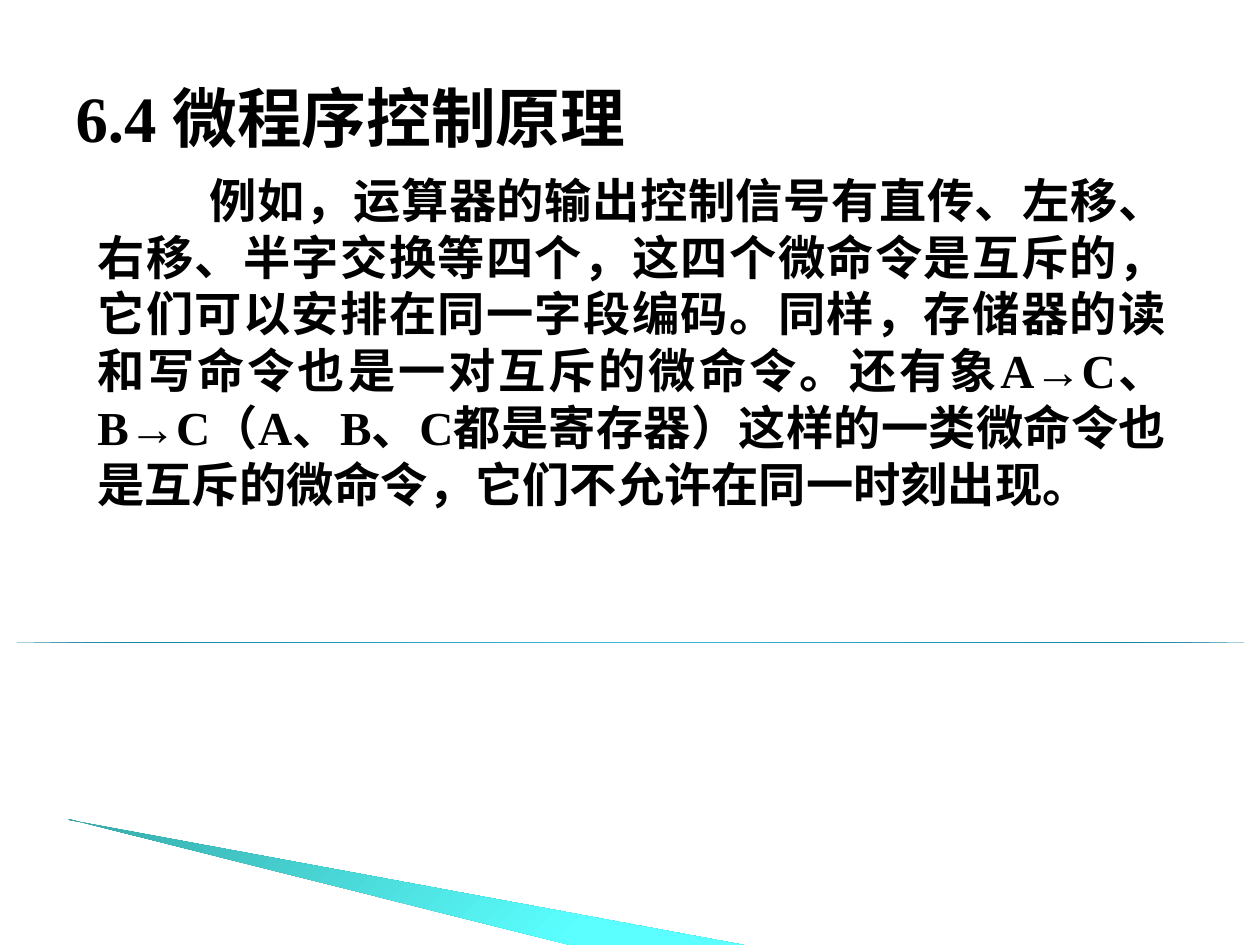
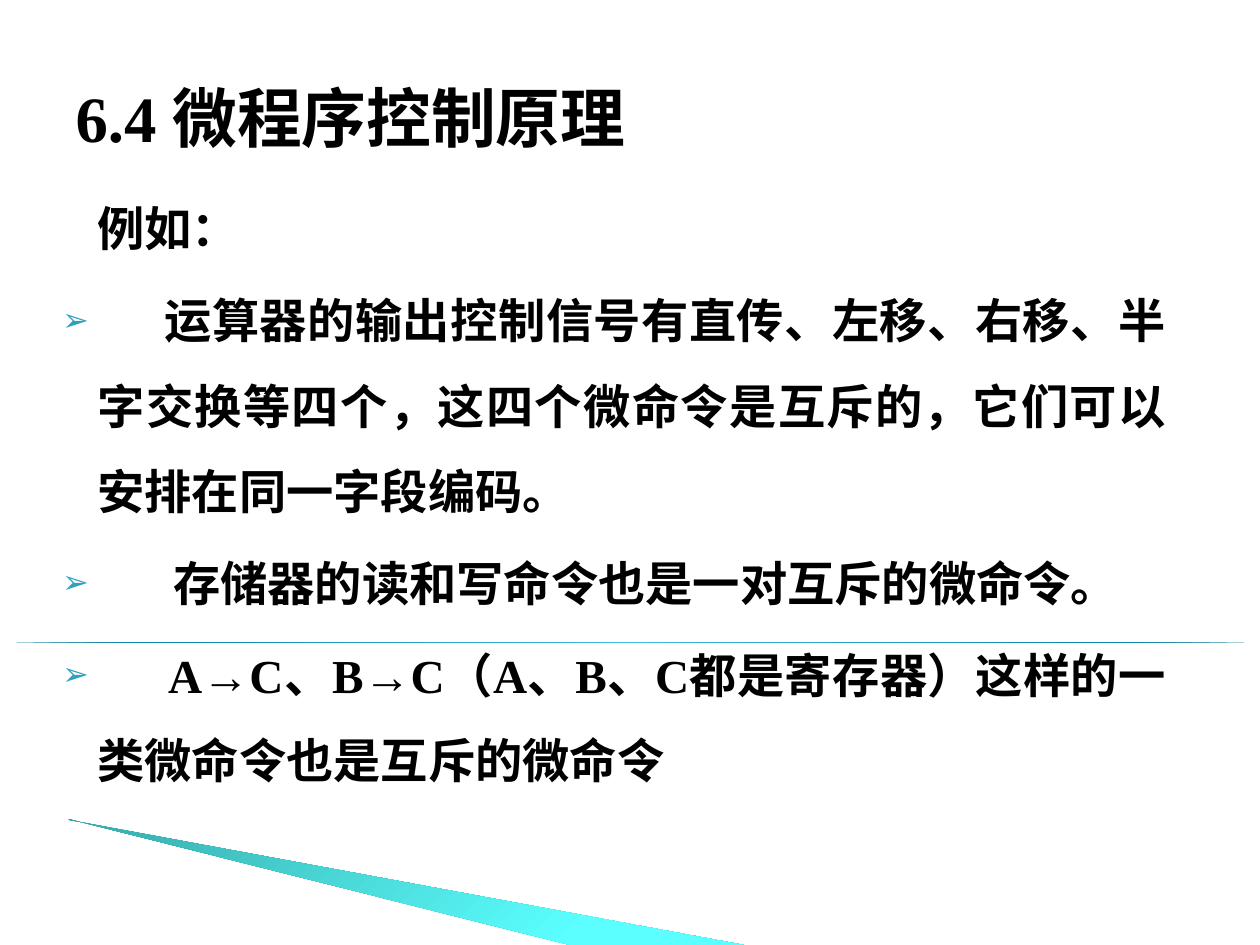
Before and after one commit to edu2act/course-computer-organization, a slide deck: slide 19 of materials/slides/chapter_6_02.ppt (slide 23 before the commit). Drawn at 1260x945 pixels with LibreOffice and Linux fonts; fonts in the diff are those of the drawing; background and template pictures are left out. Boxes give left, top, right and bottom in pixels: in the first picture for what was removed or moved away, otherwise in the second. Text is boxed around its words. In the diff, an @@ line names an element or a change of style, - is before the commit and + after.

```diff
--- a/materials/slides/chapter_6_02.ppt
+++ b/materials/slides/chapter_6_02.ppt
@@ text at [97, 206, 1166, 783]: text changed @@
-例如，运算器的输出控制信号有直传、左移、右移、半字交换等四个，这四个微命令是互斥的，它们可以安排在同一字段编码。同样，存储器的读和写命令也是一对互斥的微命令。还有象A→C、B→C（A、B、C都是寄存器）这样的一类微命令也是互斥的微命令，它们不允许在同一时刻出现。
+例如：
+➢ 运算器的输出控制信号有直传、左移、右移、半字交换等四个，这四个微命令是互斥的，它们可以安排在同一字段编码。
+➢ 存储器的读和写命令也是一对互斥的微命令。
+➢ A→C、B→C（A、B、C都是寄存器）这样的一类微命令也是互斥的微命令
```
Also in this commit, not shown: 25 other slides changed, 1 slide added, 12 slides removed, 16 other files.
